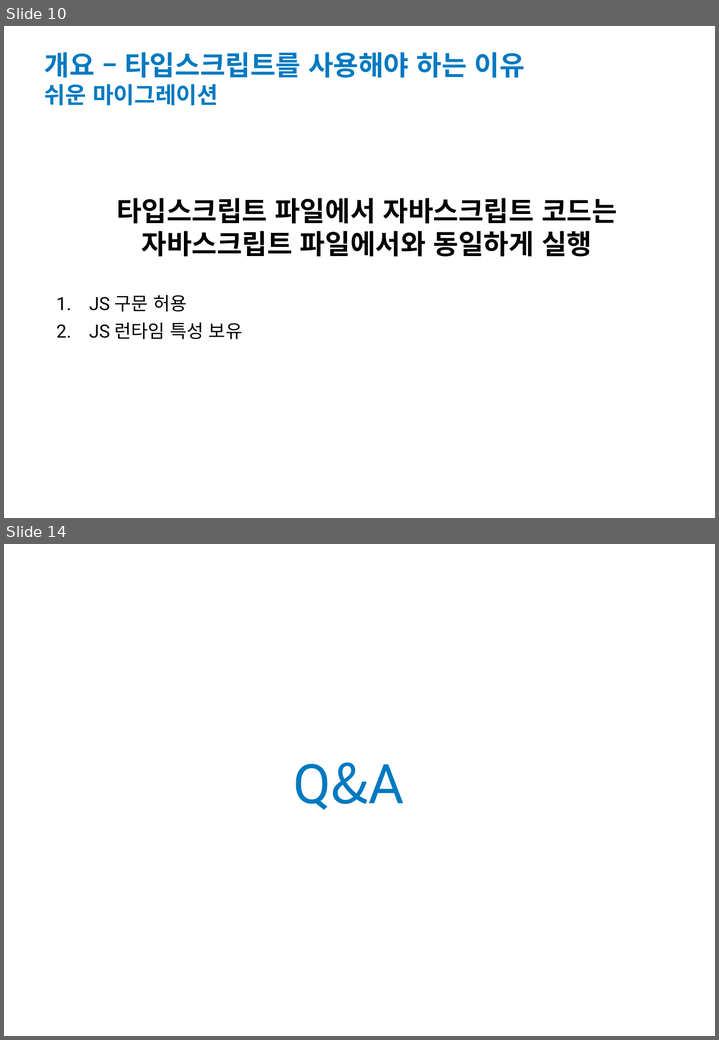
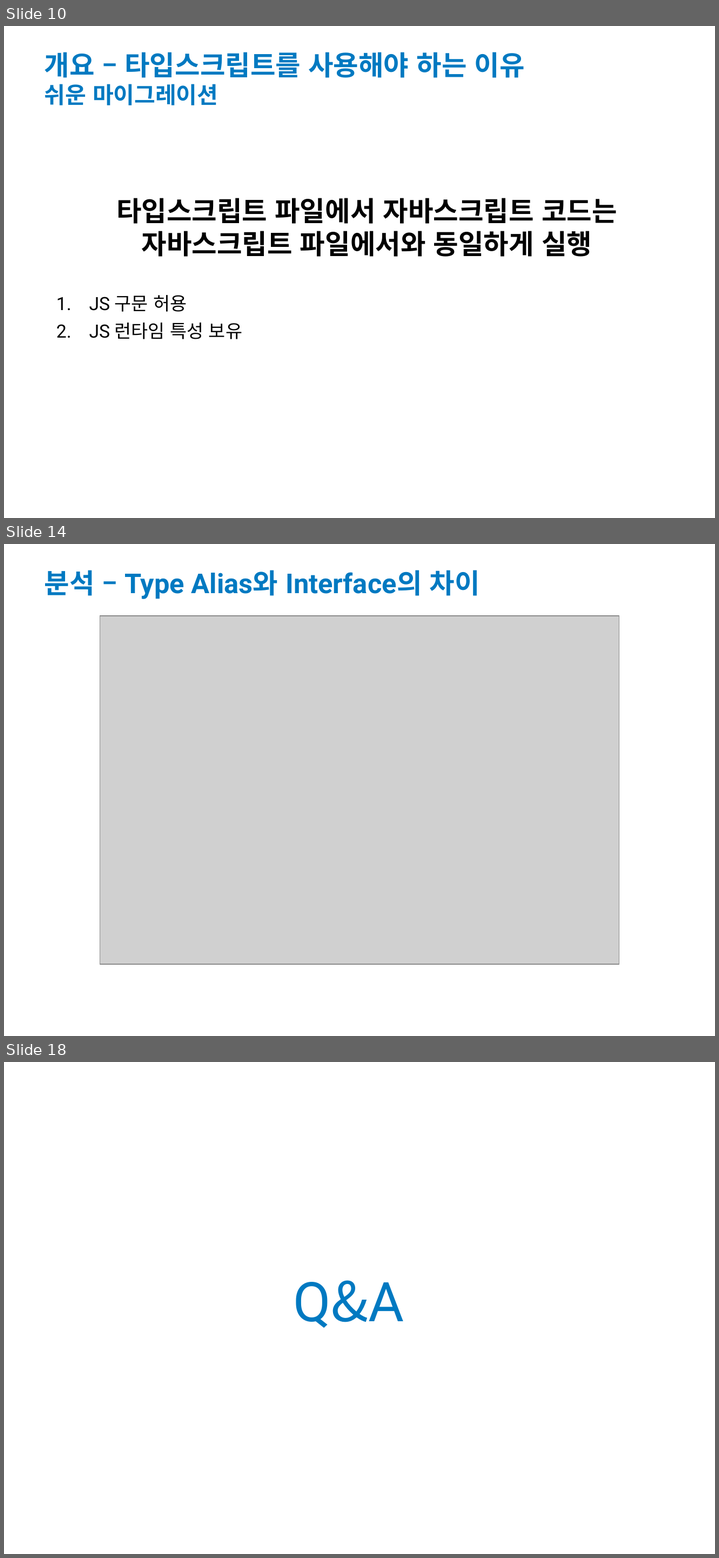
Before and after one commit to dudwns0921/Obigo_Typescript_seminar, a slide deck: 발표자료.pptx. Shown one above the other, each under a label of ours: slides 10 and 14 before the commit, slides 10, 14 and 18 after it; the slides between them are not shown. The pictures are 719x1040 and 719x1558 pixels, drawn with LibreOffice and Linux fonts; fonts in the diff are those of the drawing; grey boxes stand for pictures; background and template pictures are left out. Boxes give left, top, right and bottom in pixels: in the first picture for what was removed or moved away, otherwise in the second. Text is boxed around its words. In the diff, an @@ line names an element or a change of style, - is before the commit and + after.

```diff
--- a/발표자료.pptx
+++ b/발표자료.pptx
@@ slide 14 added at (4,544,715,1036), background picture (left out) @@
@@ title added at (44,570,480,599), 30 pt, text #0079C1, bold @@
+분석 – Type Alias와 Interface의 차이
@@ picture added at (100,615,619,964) @@
@@ what was slide 14 is now slide 18 @@
```
Also in this commit, not shown: 3 slides changed, 4 other slides added, 1 slide removed, 3 other files.
